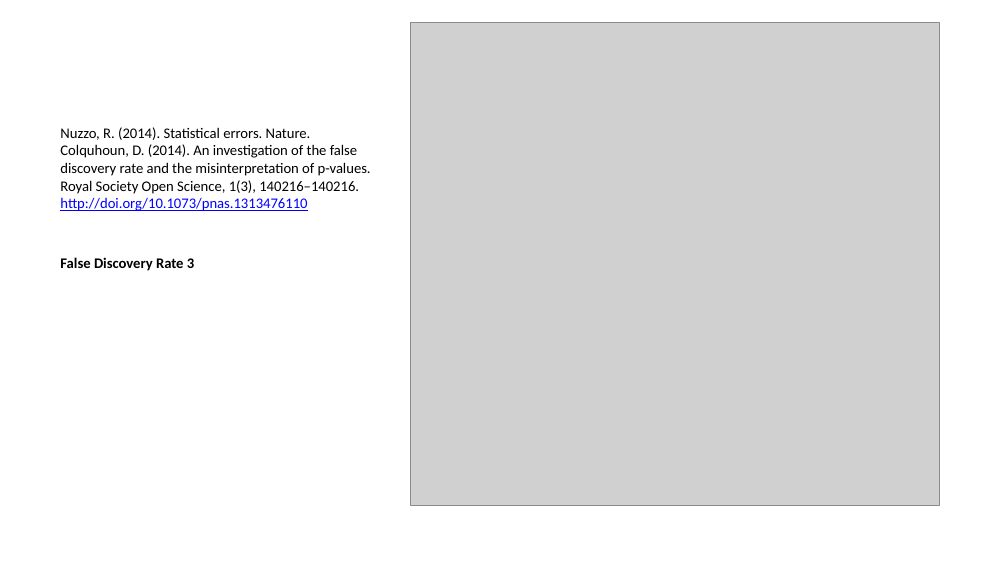
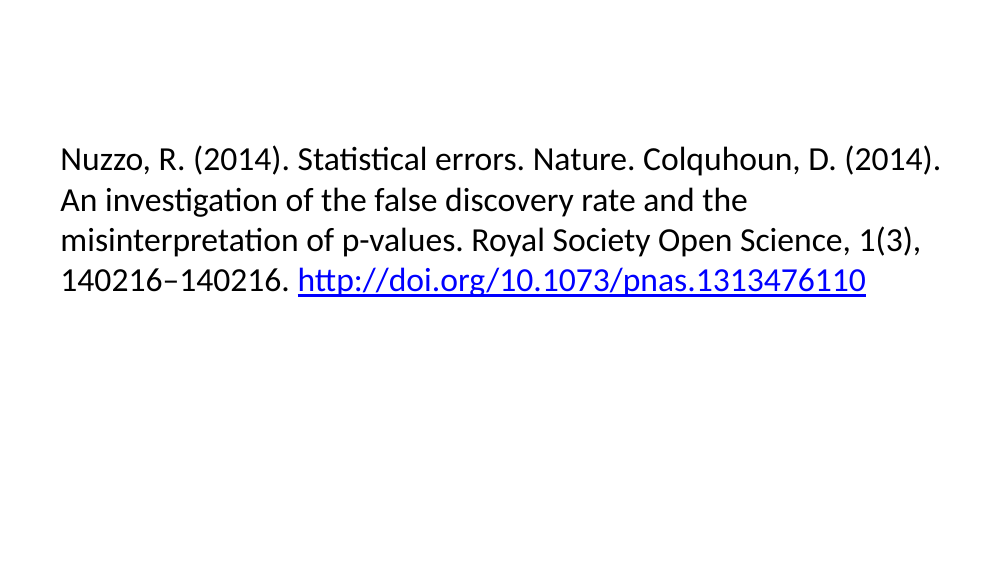
Before and after one commit to lmu-osc/train-the-trainer-student-track-OS, a slide deck: slide 46 of materials/OS-M1/OS-M1-S1-Reproducibility-Replicability/OS-M1-S1-Replicability-slides.pptx (slide 18 before the commit). Drawn at 1008x567 pixels with LibreOffice and Linux fonts; fonts in the diff are those of the drawing; grey boxes stand for pictures. Boxes give left, top, right and bottom in pixels: in the first picture for what was removed or moved away, otherwise in the second. Text is boxed around its words. In the diff, an @@ line names an element or a change of style, - is before the commit and + after.

```diff
--- a/materials/OS-M1/OS-M1-S1-Reproducibility-Replicability/OS-M1-S1-Replicability-slides.pptx
+++ b/materials/OS-M1/OS-M1-S1-Reproducibility-Replicability/OS-M1-S1-Replicability-slides.pptx
@@ picture removed at bbox=[410, 22, 939, 505] @@
@@ text "Nuzzo, R. (2014). Statistical errors. ...": place and size @@
-text "Nuzzo, R. (2014). Statistical errors. ..." at bbox=[60, 127, 371, 271]
+text "Nuzzo, R. (2014). Statistical errors. ..." at bbox=[60, 145, 941, 297]
@@ text "Nuzzo, R. (2014). Statistical errors. ..." at bbox=[60, 145, 941, 297]: size 10.5 to 24 pt; more space between paragraphs @@
@@ text at bbox=[60, 257, 194, 271]: paragraph removed @@
-False Discovery Rate 3
```
Also in this commit, not shown: 28 other slides changed, 76 slides added, 5 slides removed, 23 other files.
